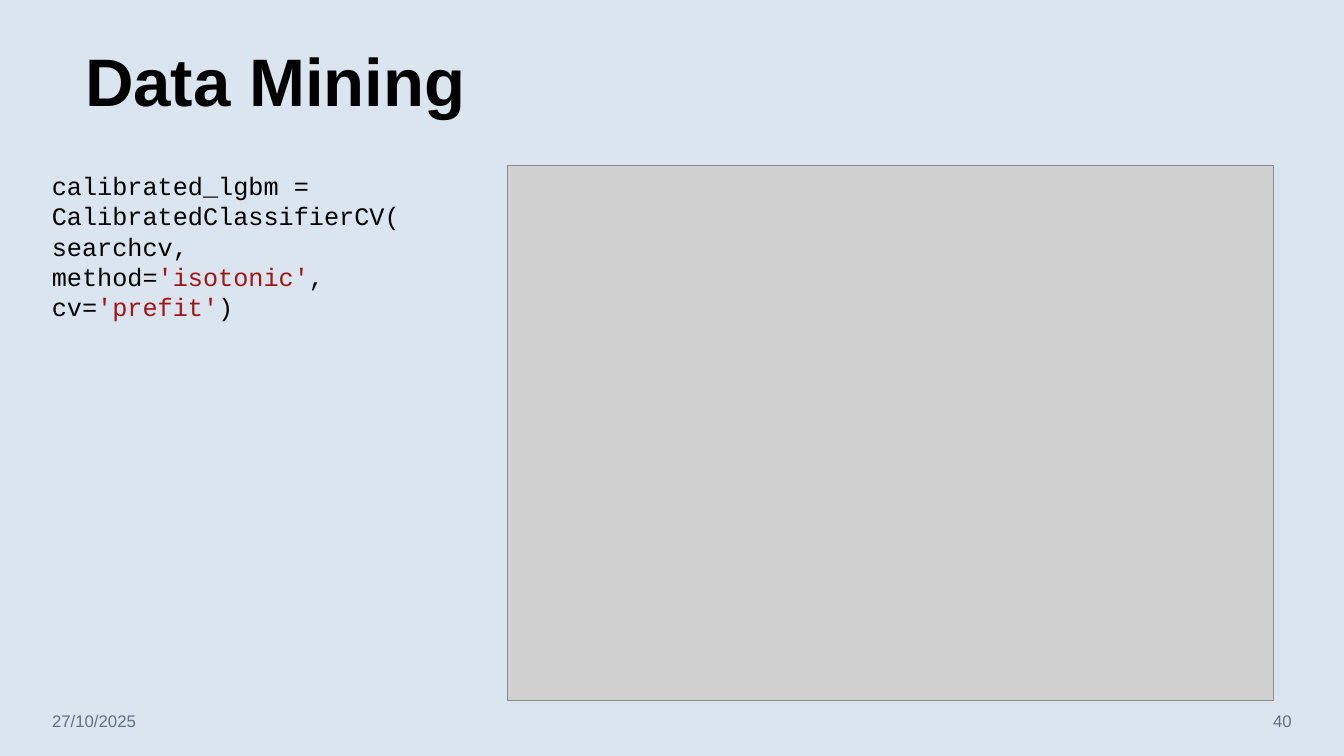
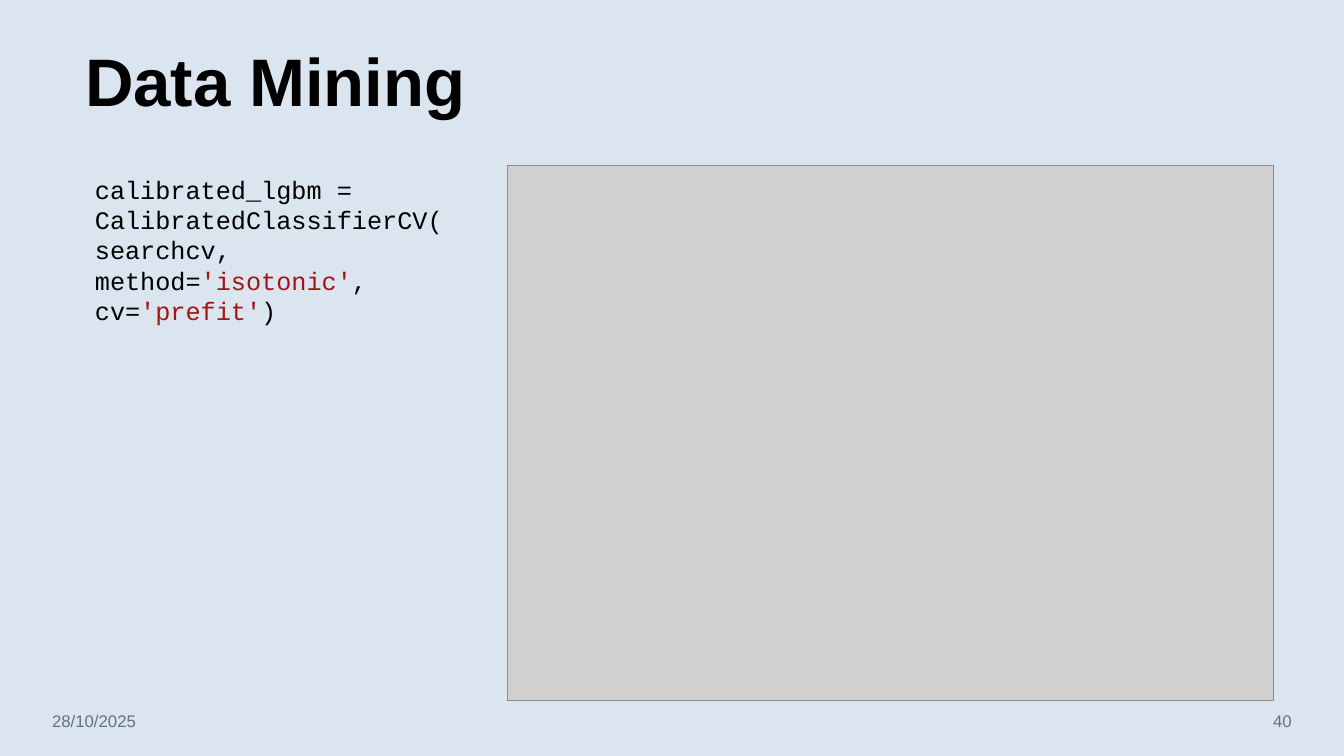
Before and after one commit to fadhilra101/skripsi, a slide deck: slide 40 of ppt/PPT SEMHAS Fadhil Raihan Akbar 11210930000101.pptx. Drawn at 1344x756 pixels with LibreOffice and Linux fonts; fonts in the diff are those of the drawing; grey boxes stand for pictures. Boxes give left, top, right and bottom in pixels: in the first picture for what was removed or moved away, otherwise in the second. Text is boxed around its words. In the diff, an @@ line names an element or a change of style, - is before the commit and + after.

```diff
--- a/ppt/PPT SEMHAS Fadhil Raihan Akbar 11210930000101.pptx
+++ b/ppt/PPT SEMHAS Fadhil Raihan Akbar 11210930000101.pptx
@@ text "calibrated_lgbm = CalibratedClassifierCV(": place and size @@
-text "calibrated_lgbm = CalibratedClassifierCV(" at bbox=[52, 177, 400, 322]
+text "calibrated_lgbm = CalibratedClassifierCV(" at bbox=[95, 180, 443, 326]
@@ text at bbox=[52, 715, 136, 727]: text changed @@
-27/10/2025
+28/10/2025
```
Also in this commit, not shown: 21 other slides changed, 3 other files.
